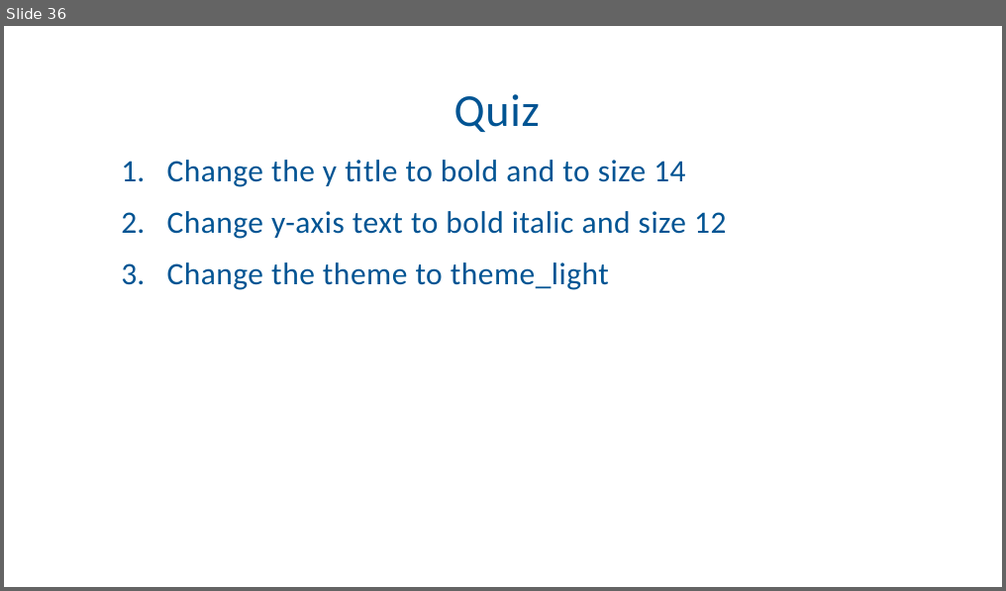
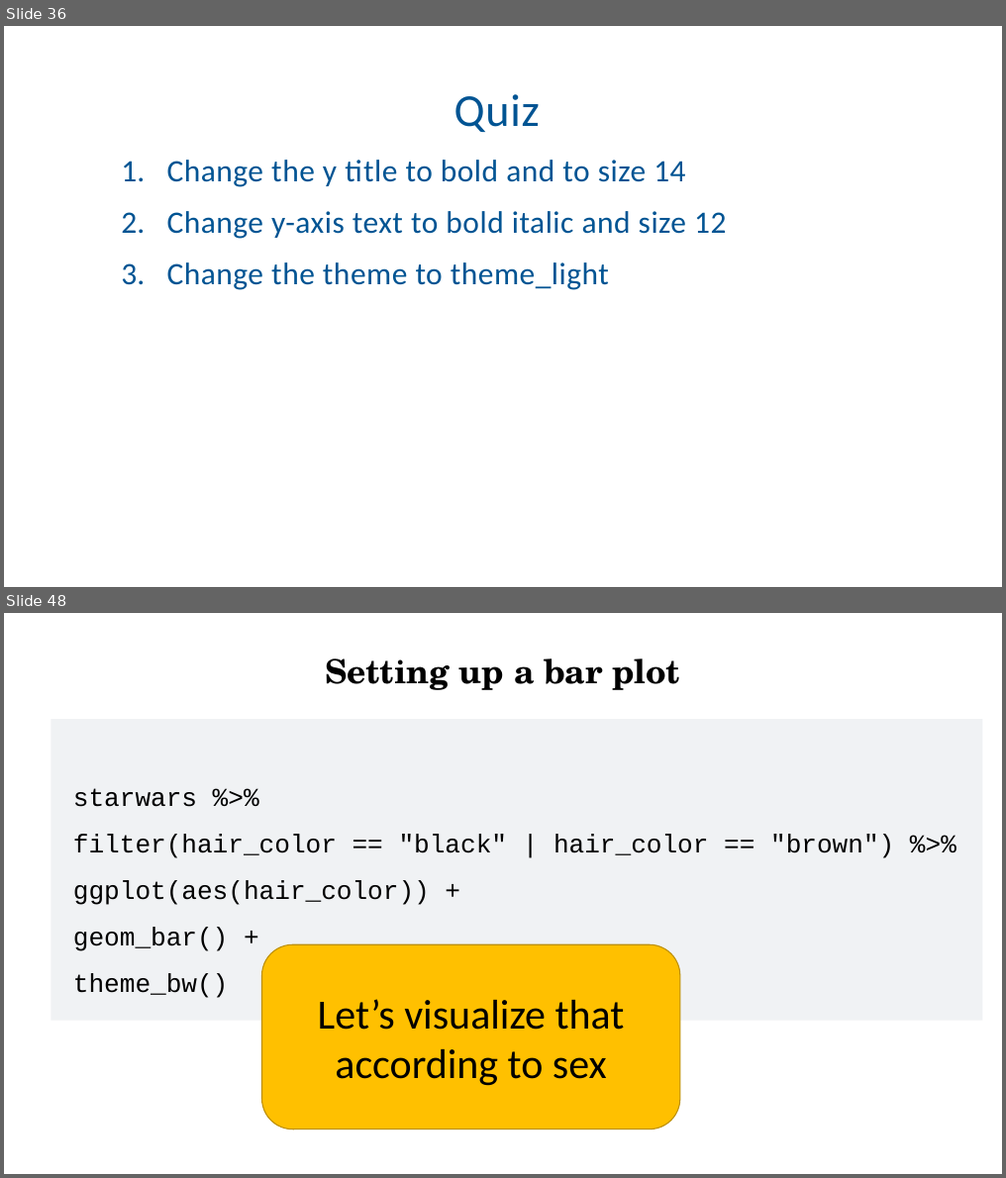
Before and after one commit to Ahmedbargheet/R-for-beginners_UiT, a slide deck: R_workshop_4.ppt. Shown one above the other, each under a label of ours: slide 36 before the commit, slides 36 and 48 after it; the slides between them are not shown. The pictures are 1006x591 and 1006x1178 pixels, drawn with LibreOffice and Linux fonts; fonts in the diff are those of the drawing; background and template pictures are left out. Boxes give left, top, right and bottom in pixels: in the first picture for what was removed or moved away, otherwise in the second. Text is boxed around its words. In the diff, an @@ line names an element or a change of style, - is before the commit and + after.

```diff
--- a/R_workshop_4.ppt
+++ b/R_workshop_4.ppt
@@ slide 48 added at [4,613,1002,1174], background #FFFFFF @@
@@ text added at [325,659,681,690], 32 pt, text #000000, bold @@
+Setting up a bar plot
@@ freeform shape added at [52,719,983,1021], fill #F0F2F4 @@
@@ title added at [73,788,894,998], 24.9 pt, text #000000 @@
+starwars %>%
+filter(hair_color == "black" | hair_color == "brown") %>%
+ggplot(aes(hair_color)) +
+geom_bar() +
+theme_bw()
@@ rounded rectangle added at [262,945,681,1130], fill #FFC000, outline #BD8E00 1 pt, 40 pt, text #000000 @@
+Let’s visualize that according to sex
```
Also in this commit, not shown: 10 slides changed, 23 other slides added.
